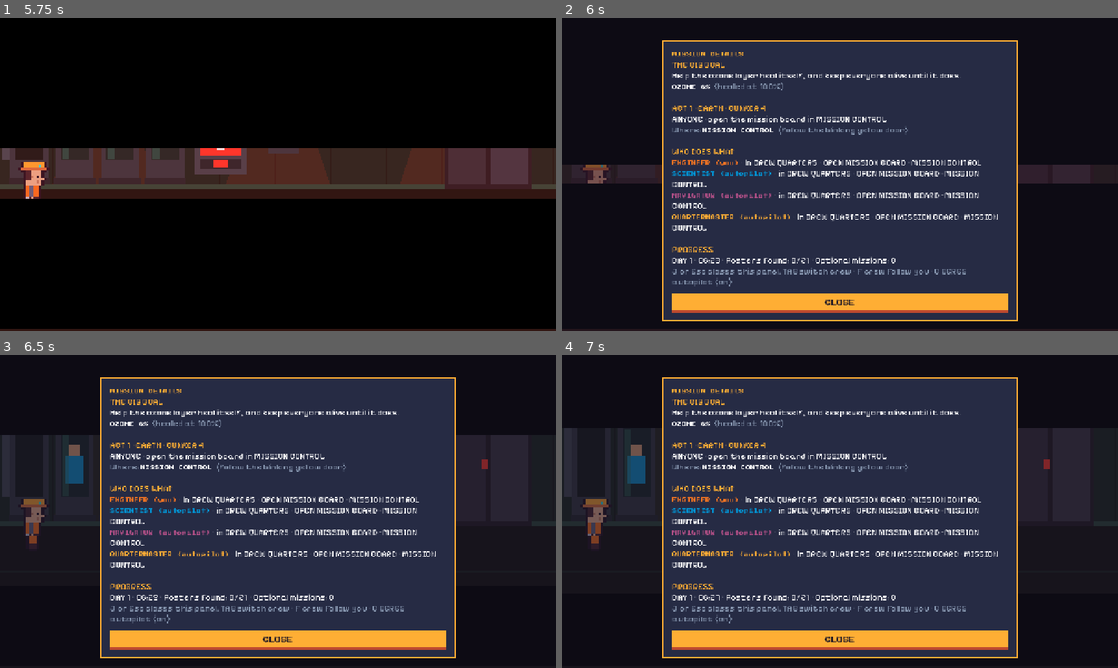
Above: before the commit, frames 1-4 (two rows, left to right).
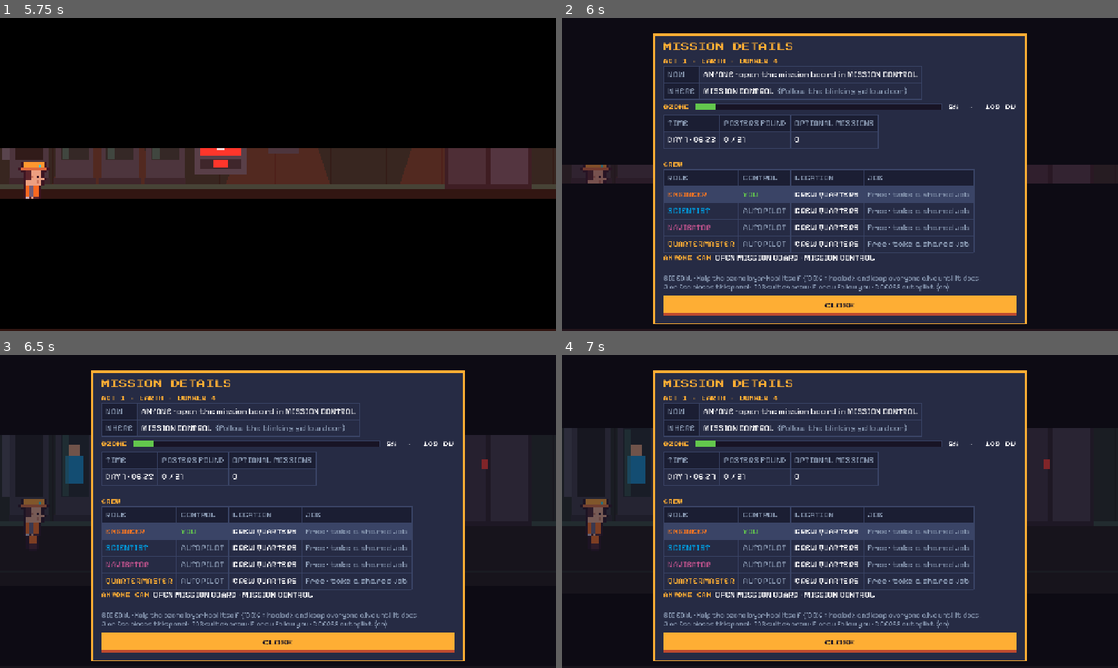
Above: after the commit, the same moments.

Repository: wamos0922/ProjectDawn
Game: Godot game, scene res://game/dawn/dawn.tscn
Two runs of this game, one before a commit and one after it. Both use one fixed random seed, a clock stepped at 60 frames per second and the inputs below. This scene is started directly instead of the project's main scene.
Inputs (mouse positions are in pixels of both pictures, inside the frame that each line leads up to):
- Up to frame 1 (5.75 s): click "SKIP INTRO" at 0.5 s; click "> ANYONE · open the mission b…" at 1.25 s; click "E" at 2 s; click "S" at 2.75 s; click "N" at 3.5 s; click "Q" at 4.25 s; click "CLICK OR PRESS ANY KEY TO WAK…" at 5 s
- Up to frame 2 (6 s): tap Enter at 5.75 s; move the mouse to (962, 158) at 5.77 s; hold D (p1_right) from 5.78 s (still down); tap J at 5.85 s; click (962, 158) at 5.92 s
- Up to frame 3 (6.5 s): keep holding D (p1_right); tap Space at 6.02 s
- Up to frame 4 (7 s): release D (p1_right) at 6.5 s; drag from (728, 527) to (812, 574) at 6.52 s

Frame 1 is identical in both runs. In frame 2, 21% of the frame differs, in the area x 16-84%, y 4-98%; in frame 3, 21%; in frame 4, 21%.

Commit message:
improvise journal table

Diff:
--- a/game/dawn/dawn.gd
+++ b/game/dawn/dawn.gd
@@ -624,33 +624,114 @@
 			ui.hint.text = "[%s] %s%s" % [key, a["label"], who]
 
 
+# ---------------------------------------------------------------- mission details panel (J)
+## Tables: NOW/WHERE, ozone bar, time/posters/optional, one row per crew member, shared jobs.
+## Built once when J is pressed (a snapshot). The clock is kept running by _refresh_panel_clock().
+
+const MP_AMBER := "#feae34"
+const MP_GREY := "#8b9bb4"
+const MP_GREEN := "#63c74d"
+const MP_HEAD := "#1b1e33"        ## table header cell background
+const MP_ROW := "#262b44"         ## table body cell background
+const MP_YOU := "#3a4466"         ## the row of the crew member you control
+const MP_LINE := "#3a4466"        ## table cell border
+
 func open_mission_panel() -> void:
 	if ui.panel_open():
 		ui.close_panel()
 		return
-	var box: VBoxContainer = ui.panel(Color("#262b44"), WD.PAL["amber"], 820, 50)
+	var work: Array = story.work_list() if story and story.has_method("work_list") else []
+	var box: VBoxContainer = ui.panel(Color("#262b44"), WD.PAL["amber"], 860, 36)
+	box.add_theme_constant_override("separation", 10)
+	ui.title(box, "MISSION DETAILS", Color(MP_AMBER), 20)
+	ui.rich(box, _mission_top_bb(), 16)
+	# ozone row: label + bar + number
+	var orow: HBoxContainer = ui.row(box)
+	var o_name: Label = ui.title(orow, "OZONE", Color(MP_AMBER), 12)
+	o_name.autowrap_mode = TextServer.AUTOWRAP_OFF
+	var bar := ProgressBar.new()
+	bar.max_value = 100.0
+	bar.value = S["ozone"]
+	bar.show_percentage = false
+	bar.custom_minimum_size = Vector2(0, 16)
+	bar.size_flags_horizontal = Control.SIZE_EXPAND_FILL
+	bar.size_flags_vertical = Control.SIZE_SHRINK_CENTER
+	orow.add_child(bar)
+	var o_val: Label = ui.title(orow, "%d%%  ·  %d DU" % [S["ozone"], Designers.du(S["ozone"])], Color.WHITE, 12)
+	o_val.autowrap_mode = TextServer.AUTOWRAP_OFF
+	ui.rich(box, _mission_bottom_bb(work), 16)
+	ui.button(box, "CLOSE", ui.close_panel)
+
+
+## Table header cell.
+func _mp_th(text: String) -> String:
+	return "[cell bg=%s border=%s padding=8,5,8,5][color=%s]%s[/color][/cell]" % [MP_HEAD, MP_LINE, MP_GREY, text]
+
+
+## Table body cell. Same font as the header so every cell in a row lines up.
+func _mp_td(text: String, bg := MP_ROW) -> String:
+	return "[cell bg=%s border=%s padding=8,5,8,5]%s[/cell]" % [bg, MP_LINE, text]
+
+
+## Top block: which act and place, what to do now, and where.
+func _mission_top_bb() -> String:
 	var ob := objective()
-	var w: String = S["world"]
-	var place_name: String = {"earth": "EARTH · BUNKER 4", "moon": "MOON · SHACKLETON OUTPOST", "mars": "MARS · JEZERO BASE"}[w]
-	var bb := "[b][color=#feae34]MISSION DETAILS[/color][/b]\n"
-	bb += "[color=#feae34]THE BIG GOAL[/color]\nHelp the ozone layer heal itself, and keep everyone alive until it does.\n"
-	bb += "[b]OZONE %d%%[/b]  [color=#8b9bb4](healed at 100%%)[/color]\n\n" % S["ozone"]
-	bb += "[color=#feae34]ACT %d · %s[/color]\n%s\n" % [act_number(), place_name, ob["text"]]
+	var place_name: String = {"earth": "EARTH · BUNKER 4", "moon": "MOON · SHACKLETON OUTPOST", "mars": "MARS · JEZERO BASE"}[S["world"]]
+	var bb := "[color=%s][b]ACT %d · %s[/b][/color]\n" % [MP_AMBER, act_number(), place_name]
+	bb += "[table=2]"
+	bb += _mp_th("NOW") + _mp_td("[color=#ffffff]%s[/color]" % ob["text"])
 	if ob.get("room", "") != "":
-		bb += "[color=#8b9bb4]Where:[/color] [b]%s[/b]  [color=#8b9bb4](follow the blinking yellow door)[/color]\n" % WD.room(ob["room"])["name"]
-	bb += "\n[color=#feae34]WHO DOES WHAT[/color]\n"
-	var work: Array = story.work_list() if story and story.has_method("work_list") else []
+		var rn := String(WD.room(ob["room"]).get("name", "")).replace("\n", " ")
+		bb += _mp_th("WHERE") + _mp_td("[color=#ffffff]%s[/color]  [color=%s](follow the blinking yellow door)[/color]" % [rn, MP_GREY])
+	bb += "[/table]"
+	return bb
+
+
+## Bottom block: progress numbers, one table row per crew member, shared jobs, big goal, keys.
+func _mission_bottom_bb(work: Array) -> String:
+	var bb := "[table=3]"
+	bb += _mp_th("TIME") + _mp_th("POSTERS FOUND") + _mp_th("OPTIONAL MISSIONS")
+	bb += _mp_td(WD.clock_text(game_minutes())) + _mp_td("%d / 21" % found.size()) + _mp_td("%d" % S["opt"].size())
+	bb += "[/table]\n"
+	bb += "\n[color=%s][b]CREW[/b][/color]\n" % MP_AMBER
+	bb += "[table=4]"
+	bb += _mp_th("ROLE") + _mp_th("CONTROL") + _mp_th("LOCATION") + _mp_th("JOB")
+	var shared := []
+	for j in work:
+		if j["role"] == "" and not shared.has(_mission_job_text(j)):
+			shared.append(_mission_job_text(j))
 	for r in ROLES:
 		var p = crew.get(r)
 		var here := WD.room_at(p.position) if is_instance_valid(p) else ""
-		var jobs := work.filter(func(j): return j["role"] == r or j["role"] == "")
-		var job_txt := "; ".join(jobs.map(func(j): return "%s · %s" % [j["what"], WD.room(j["room"]).get("name", "")])) if not jobs.is_empty() else "Nothing waiting. Help the others."
-		var tag := " (you)" if p == camera.target else ((" (autopilot)" if crew_ctl.autopilot else " (waiting)") if is_ai(r) else " (online player)")
-		bb += "[color=#%s][b]%s%s[/b][/color] · in %s · %s\n" % [RoleSprites.TAGS[r].to_html(false), RoleSprites.NAMES[r], tag, WD.room(here).get("name", "?"), job_txt]
-	bb += "\n[color=#feae34]PROGRESS[/color]\n%s · Posters found: %d/21 · Optional missions: %d\n" % [WD.clock_text(game_minutes()), found.size(), S["opt"].size()]
-	bb += "[color=#8b9bb4]J or Esc closes this panel. TAB switch crew · F crew follow you · C CERES autopilot (%s)[/color]" % ("on" if crew_ctl.autopilot else "off")
-	ui.rich(box, bb, 16)
-	ui.button(box, "CLOSE", ui.close_panel)
+		var where_txt := String(WD.room(here).get("name", "?")).replace("\n", " ")
+		var mine := work.filter(func(j): return j["role"] == r).map(_mission_job_text)
+		var job_txt := "\n".join(mine) if not mine.is_empty() else ("[color=%s]Free · take a shared job[/color]" % MP_GREY if not shared.is_empty() else "[color=%s]Nothing waiting[/color]" % MP_GREY)
+		var control := "[color=%s]AUTOPILOT[/color]" % MP_GREY
+		if p == camera.target:
+			control = "[color=%s]YOU[/color]" % MP_GREEN
+		elif not is_ai(r):
+			control = "[color=#2ce8f5]ONLINE PLAYER[/color]"
+		elif not crew_ctl.autopilot:
+			control = "[color=%s]WAITING[/color]" % MP_GREY
+		var bg := MP_YOU if p == camera.target else MP_ROW
+		var role_txt := "[color=#%s]%s[/color]" % [RoleSprites.TAGS[r].to_html(false), RoleSprites.NAMES[r]]
+		bb += _mp_td(role_txt, bg) + _mp_td(control, bg) + _mp_td(where_txt, bg) + _mp_td(job_txt, bg)
+	bb += "[/table]\n"
+	if not shared.is_empty():
+		bb += "[color=%s][b]ANYONE CAN[/b][/color]  %s\n" % [MP_AMBER, "   ·   ".join(shared)]
+	bb += "\n[font_size=16][color=%s]BIG GOAL · Help the ozone layer heal itself (100%% = healed), and keep everyone alive until it does.\n" % MP_GREY
+	bb += "J or Esc closes this panel · TAB switch crew · F crew follow you · C CERES autopilot (%s)[/color][/font_size]" % ("on" if crew_ctl.autopilot else "off")
+	return bb
+
+
+## "OPEN MISSION BOARD · MISSION CONTROL", with a green DONE for finished jobs.
+func _mission_job_text(j: Dictionary) -> String:
+	var what := String(j["what"])
+	var done := what.ends_with(" (done)")
+	what = what.trim_suffix(" (done)")
+	var rn := String(WD.room(j["room"]).get("name", "")).replace("\n", " ")
+	var s := what if rn == "" else "%s · %s" % [what, rn]
+	return s + ("  [color=%s][b]DONE[/b][/color]" % MP_GREEN if done else "")
 
 
 # ---------------------------------------------------------------- posters
